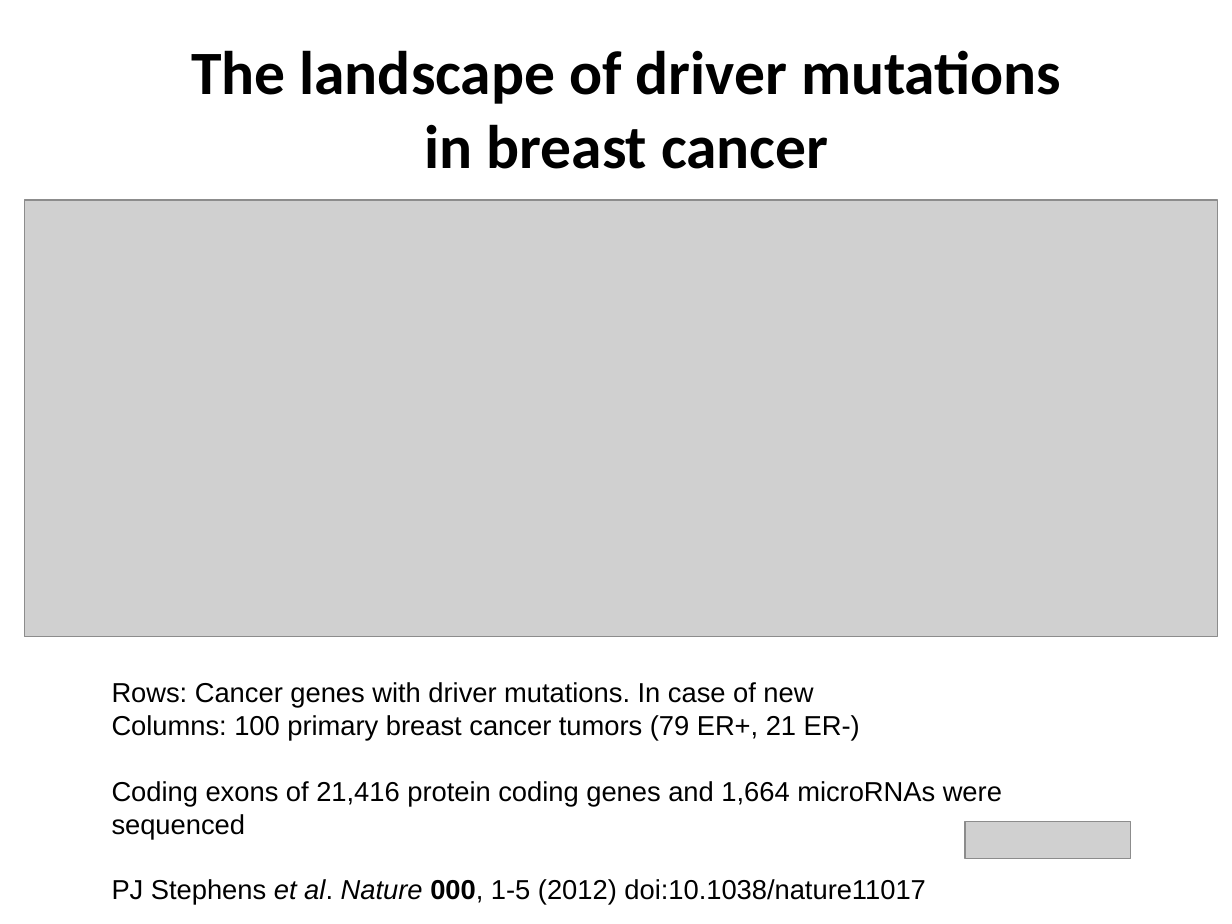
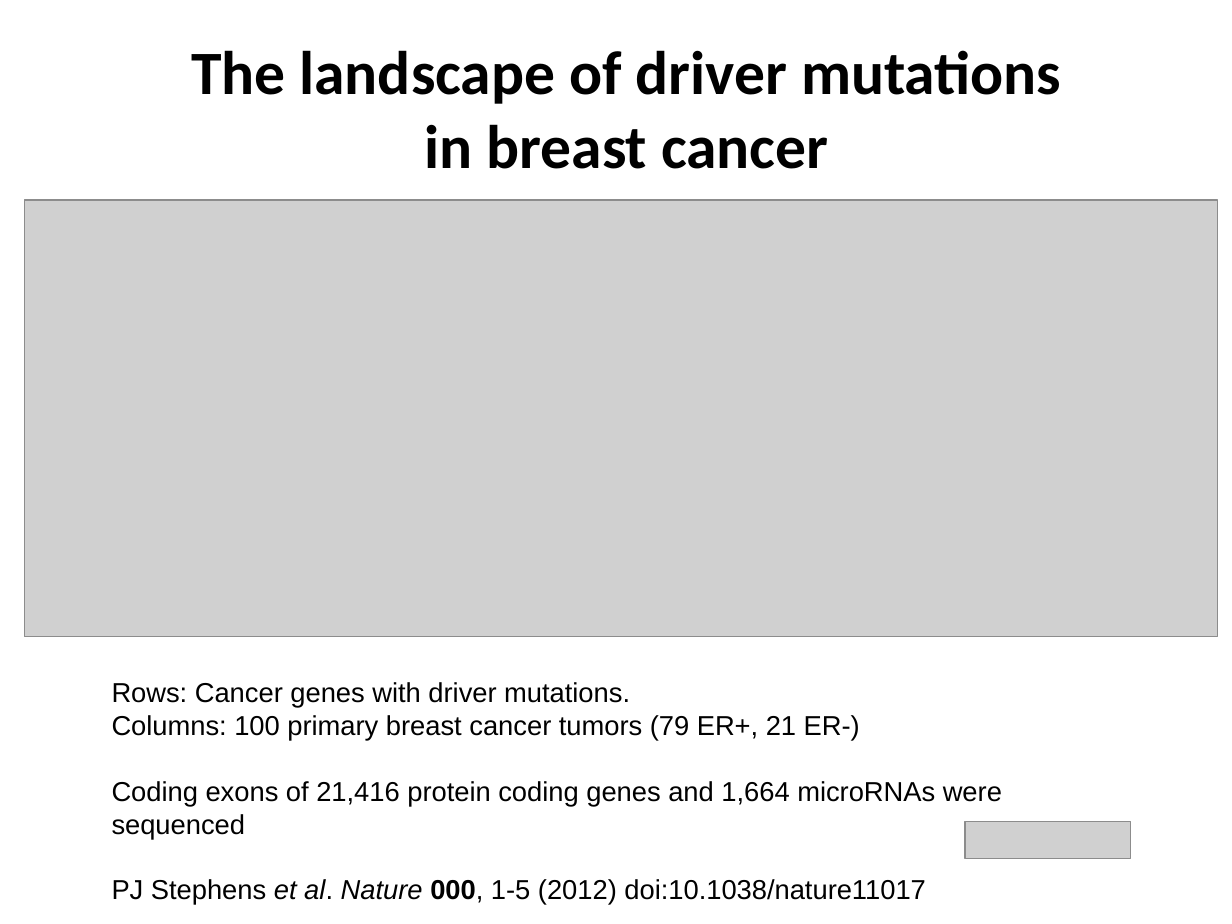
Before and after one commit to malinlarsson/courses, a slide deck: slide 14 of ngsgu/cancergenomics/1710/slides/cancer_genomics.pptx. Drawn at 1232x924 pixels with LibreOffice and Linux fonts; fonts in the diff are those of the drawing; grey boxes stand for pictures. Boxes give left, top, right and bottom in pixels: in the first picture for what was removed or moved away, otherwise in the second. Text is boxed around its words. In the diff, an @@ line names an element or a change of style, - is before the commit and + after.

```diff
--- a/ngsgu/cancergenomics/1710/slides/cancer_genomics.pptx
+++ b/ngsgu/cancergenomics/1710/slides/cancer_genomics.pptx
@@ text at <box>112,682,630,708</box>: text changed @@
-Rows: Cancer genes with driver mutations. In case of new
+Rows: Cancer genes with driver mutations.
```
Also in this commit, not shown: 3 other slides changed.
